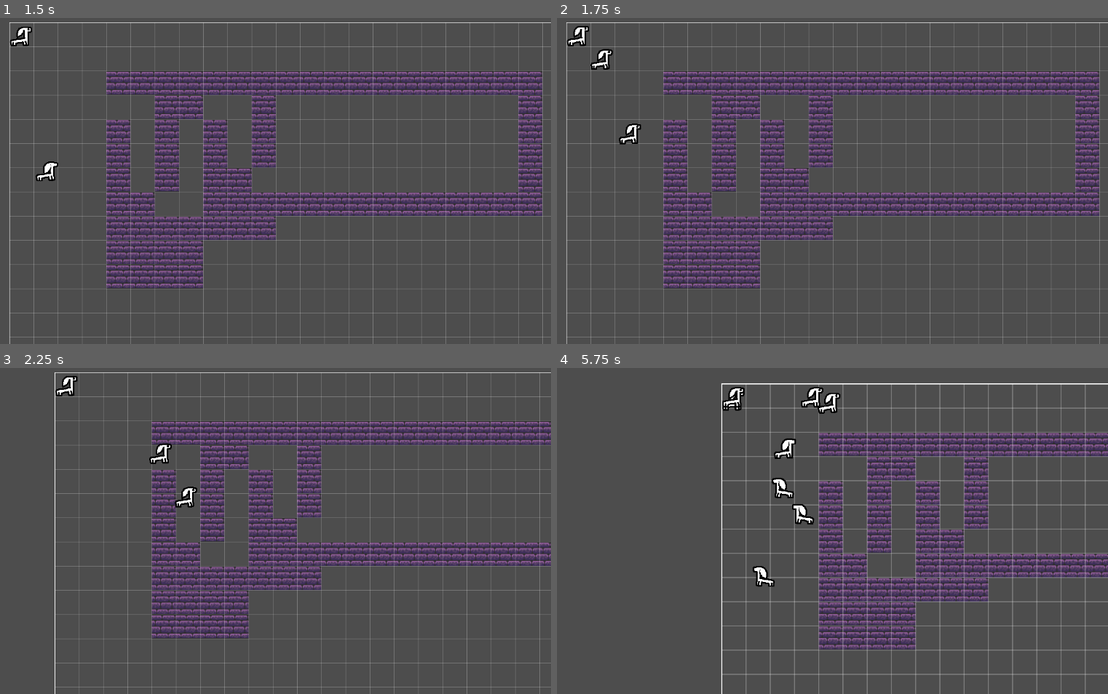
Above: before the commit, frames 1-4 (two rows, left to right).
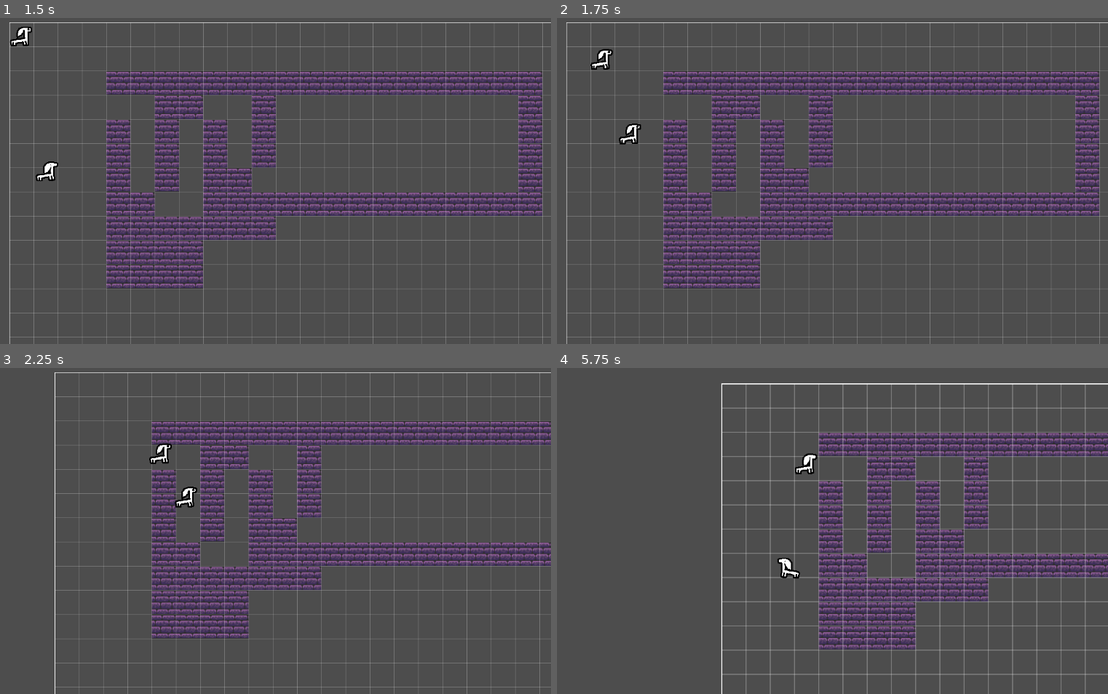
Above: after the commit, the same moments.

Repository: Blueflowerss/vpet-tempname
Game: Godot game, scene res://root.tscn
The game is run twice, just before and just after one commit, with the same random seed, the same clock (stepped at 60 frames per second) and the same inputs.
Inputs (mouse positions are in pixels of both pictures, inside the frame that each line leads up to):
- Up to frame 1 (1.5 s): move the mouse to (385, 164) at 0.52 s; press the mouse at (385, 164) at 0.53 s; move the mouse to (143, 197) at 1.27 s; release the mouse at (143, 197) at 1.28 s; tap S (pan_camera_down) at 1.35 s; click (143, 197) at 1.42 s
- Up to frame 2 (1.75 s): no input
- Up to frame 3 (2.25 s): move the mouse to (319, 459) at 2.02 s; hold A (pan_camera_left) from 2.03 s (still down); click (319, 459) at 2.17 s
- Up to frame 4 (5.75 s): move the mouse to (788, 596) at 2.77 s; release A (pan_camera_left) at 2.78 s; tap D (pan_camera_right) at 2.85 s; click (788, 596) at 2.92 s; move the mouse to (992, 579) at 3.52 s; hold Up (pan_camera_up) 3.53-4.28 s; click (992, 579) at 3.67 s; move the mouse to (645, 482) at 4.27 s; click (645, 482) at 4.35 s; tap Enter at 5 s; move the mouse to (849, 531) at 5.02 s; hold S (pan_camera_down) from 5.03 s (still down); click (849, 531) at 5.17 s

Frame 1 is identical in both runs. In frame 2, 0.2% of the frame differs, in the area x 1-6%, y 2-9%; in frame 3, 0.2%; in frame 4, 1.4%, in the area x 29-52%, y 5-68%.

Commit message:
start adding a way to select critters

Diff:
--- /dev/null
+++ b/player_control.gd
@@ -0,0 +1,32 @@
+extends Node2D
+var selection_square : Array[Vector2] = [Vector2.ZERO,Vector2.ZERO];
+var selected_units : Array[Node2D];
+var current_terrarium : Terrarium;
+func _ready() -> void:
+	current_terrarium = get_parent();
+func _physics_process(delta: float) -> void:
+	pass
+func _input(event: InputEvent) -> void:
+		if event is InputEventMouseButton and event.button_index == MOUSE_BUTTON_LEFT:
+			if event.pressed:
+				selection_square[0] = get_global_mouse_position();
+				selection_square[1] = get_global_mouse_position();
+				$selection_rect.position = selection_square[0]
+			else:
+				$selection_rect.visible = false;
+				selected_units = current_terrarium.get_units_in_rect(floor(selection_square[0]/current_terrarium.grid_cell_size),floor(selection_square[1]/current_terrarium.grid_cell_size))
+				#reset the square
+				selection_square = [Vector2.ZERO,Vector2.ZERO];
+		if event is InputEventMouseMotion:
+			if Input.is_mouse_button_pressed(MOUSE_BUTTON_LEFT):
+				$selection_rect.visible = true;
+				selection_square[1] = get_global_mouse_position();
+				var selection_rect_size : Vector2 = selection_square[1]-selection_square[0];
+				var selection_rect_size_abs : Vector2 = abs(selection_rect_size);
+				#couldn't get the Panel Node to have negative size, so i had to do this hack
+				$selection_rect.scale = Vector2.ONE;
+				if selection_rect_size.x < 0:
+					$selection_rect.scale.x = -1;
+				if selection_rect_size.y < 0:
+					$selection_rect.scale.y = -1;
+				$selection_rect.set_size(selection_rect_size_abs);
--- a/terrariumScene.tscn
+++ b/terrariumScene.tscn
@@ -1,11 +1,10 @@
-[gd_scene load_steps=12 format=4 uid="uid://cta1bd11q6cjx"]
+[gd_scene load_steps=9 format=4 uid="uid://cta1bd11q6cjx"]
 
 [ext_resource type="Script" uid="uid://cp0gutj6ktv0i" path="res://terrarium_scene.gd" id="1_8xau6"]
 [ext_resource type="Script" uid="uid://1py08i846qhw" path="res://terrarium_camera.gd" id="3_dygky"]
 [ext_resource type="PackedScene" uid="uid://blnfiruyo4s28" path="res://addons/grid_display/grid_display_scene.tscn" id="4_5q3ku"]
-[ext_resource type="Texture2D" uid="uid://cjplx0vk4q7fu" path="res://graphics/ally.png" id="5_4gnlo"]
+[ext_resource type="Script" uid="uid://c4ovauup3h7fw" path="res://player_control.gd" id="5_4gnlo"]
 [ext_resource type="Texture2D" uid="uid://dwsmaejfbq8hy" path="res://graphics/[64x64] Dungeon Bricks Plain.png" id="5_kh8p4"]
-[ext_resource type="Texture2D" uid="uid://bke5uyhxkj6yk" path="res://graphics/enemy.png" id="6_151t0"]
 
 [sub_resource type="TileSetAtlasSource" id="TileSetAtlasSource_4gnlo"]
 texture = ExtResource("5_kh8p4")
@@ -74,26 +73,13 @@
 custom_data_layer_0/type = 1
 sources/0 = SubResource("TileSetAtlasSource_4gnlo")
 
-[sub_resource type="TileSetAtlasSource" id="TileSetAtlasSource_2w3kn"]
-texture = ExtResource("5_4gnlo")
-texture_region_size = Vector2i(32, 32)
-0:0/0 = 0
-1:0/0 = 0
-0:1/0 = 0
-1:1/0 = 0
-
-[sub_resource type="TileSetAtlasSource" id="TileSetAtlasSource_ebrw0"]
-texture = ExtResource("6_151t0")
-texture_region_size = Vector2i(32, 32)
-0:0/0 = 0
-1:0/0 = 0
-0:1/0 = 0
-1:1/0 = 0
-
-[sub_resource type="TileSet" id="TileSet_8m472"]
-tile_size = Vector2i(64, 64)
-sources/1 = SubResource("TileSetAtlasSource_2w3kn")
-sources/2 = SubResource("TileSetAtlasSource_ebrw0")
+[sub_resource type="StyleBoxFlat" id="StyleBoxFlat_5q3ku"]
+bg_color = Color(0.254902, 0.607843, 1, 0.133333)
+border_width_left = 2
+border_width_top = 2
+border_width_right = 2
+border_width_bottom = 2
+border_color = Color(0, 0, 0, 1)
 
 [node name="terrarium" type="Node2D"]
 script = ExtResource("1_8xau6")
@@ -116,5 +102,12 @@
 tile_map_data = PackedByteArray("AAAEAAIAAAABAAIAAAAEAAQAAAABAAIAAAAEAAUAAAABAAIAAAAEAAYAAAABAAIAAAAFAAIAAAABAAIAAAAGAA …(1008 unchanged characters)…
 tile_set = SubResource("TileSet_151t0")
 
-[node name="entity_layer" type="TileMapLayer" parent="."]
-tile_set = SubResource("TileSet_8m472")
+[node name="player_control" type="Node2D" parent="."]
+script = ExtResource("5_4gnlo")
+
+[node name="selection_rect" type="Panel" parent="player_control"]
+visible = false
+offset_left = 7.0
+offset_right = 141.0
+offset_bottom = 70.0
+theme_override_styles/panel = SubResource("StyleBoxFlat_5q3ku")
--- a/terrarium_scene.gd
+++ b/terrarium_scene.gd
@@ -6,17 +6,24 @@
 var terrain_obstacle_grid : Array[Vector2i];
 var obstacle_grid : Dictionary[Vector2i,bool] = {};
 var grid_size : Vector2i = Vector2i(32,32);
+var grid_cell_size : Vector2 = Vector2(64,64);
 var tilemap : TileMapLayer;
+var selection_rect : Panel;
+
 func _ready() -> void:
 	tilemap = $TileMapLayer;
+	selection_rect = $selection_rect;
 	entity_layer = {};
 	astar_grid.region = Rect2i(Vector2i.ZERO,grid_size);
 	astar_grid.diagonal_mode = AStarGrid2D.DIAGONAL_MODE_ONLY_IF_NO_OBSTACLES;
 	astar_grid.update();
 	$GridDisplayScene.grid_size = grid_size;
-	spawn_critters(100);
+	$GridDisplayScene.cell_size = grid_cell_size;
+	spawn_critters(2);
 	refresh_terrain_grid();
 	refresh_entity_map();
+
+
 func pathfind_conditional(from : Vector2i, to : Vector2i, impassable : Array[String]) -> Array[Vector2i]:
 	astar_grid.fill_solid_region(astar_grid.region,false);
 	for terrain_point : Vector2i in terrain_obstacle_grid:
@@ -37,8 +44,15 @@
 			if entity.is_in_group(tag):
 				return true;
 	return false;
+func get_units_in_rect(first_pos : Vector2i, second_pos : Vector2i) -> Array[Node2D]:
+	var units : Array[Node2D];
+	for entity_array_pos in entity_layer.keys():
+		if entity_array_pos >= first_pos and entity_array_pos <= second_pos:
+			units.append_array(entity_layer[entity_array_pos]);
+	return units;
+	#print("\n");
 func spawn_critters(amount : int) -> void:
-	for i in range(1,amount):
+	for i in range(0,amount):
 		var critterNode : Critter = critter_scene.instantiate(PackedScene.GEN_EDIT_STATE_DISABLED);
 		critterNode.connect("has_moved",refresh_entity_map);
 		add_child(critterNode);
Not shown, added: player_control.gd.uid
